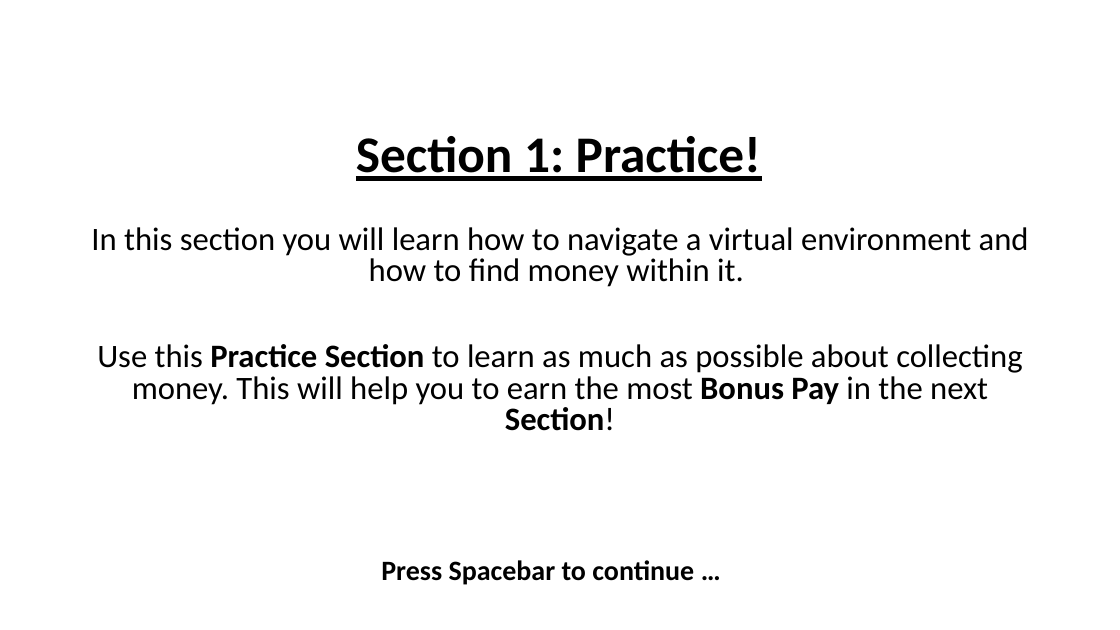
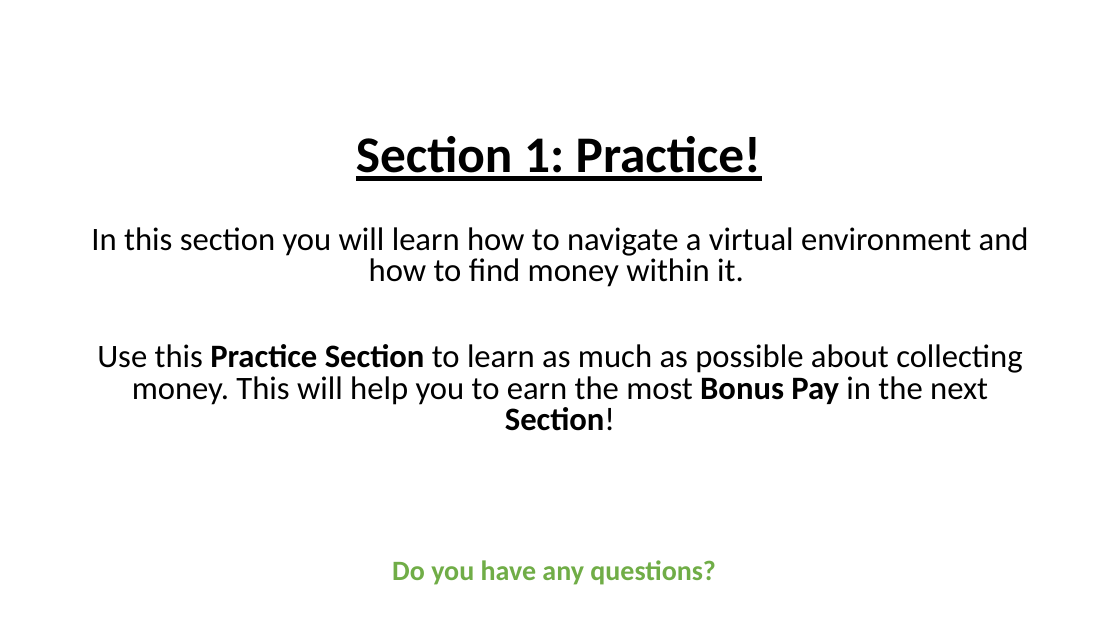
Before and after one commit to kbnealy/OpenMaze, a slide deck: slide 3 of Assets/StreamingAssets/2D_Objects/Practice/Practice_online_final.pptx. Drawn at 1120x630 pixels with LibreOffice and Linux fonts; fonts in the diff are those of the drawing. Boxes give left, top, right and bottom in pixels: in the first picture for what was removed or moved away, otherwise in the second. Text is boxed around its words. In the diff, an @@ line names an element or a change of style, - is before the commit and + after.

```diff
--- a/Assets/StreamingAssets/2D_Objects/Practice/Practice_online_final.pptx
+++ b/Assets/StreamingAssets/2D_Objects/Practice/Practice_online_final.pptx
@@ text at (x1=392, y1=560, x2=716, y2=585): text changed; text colour #000000 to #70AD47 @@
-Press Spacebar to continue …
+Do you have any questions?
```
Also in this commit, not shown: 11 other slides changed, 30 other files.
